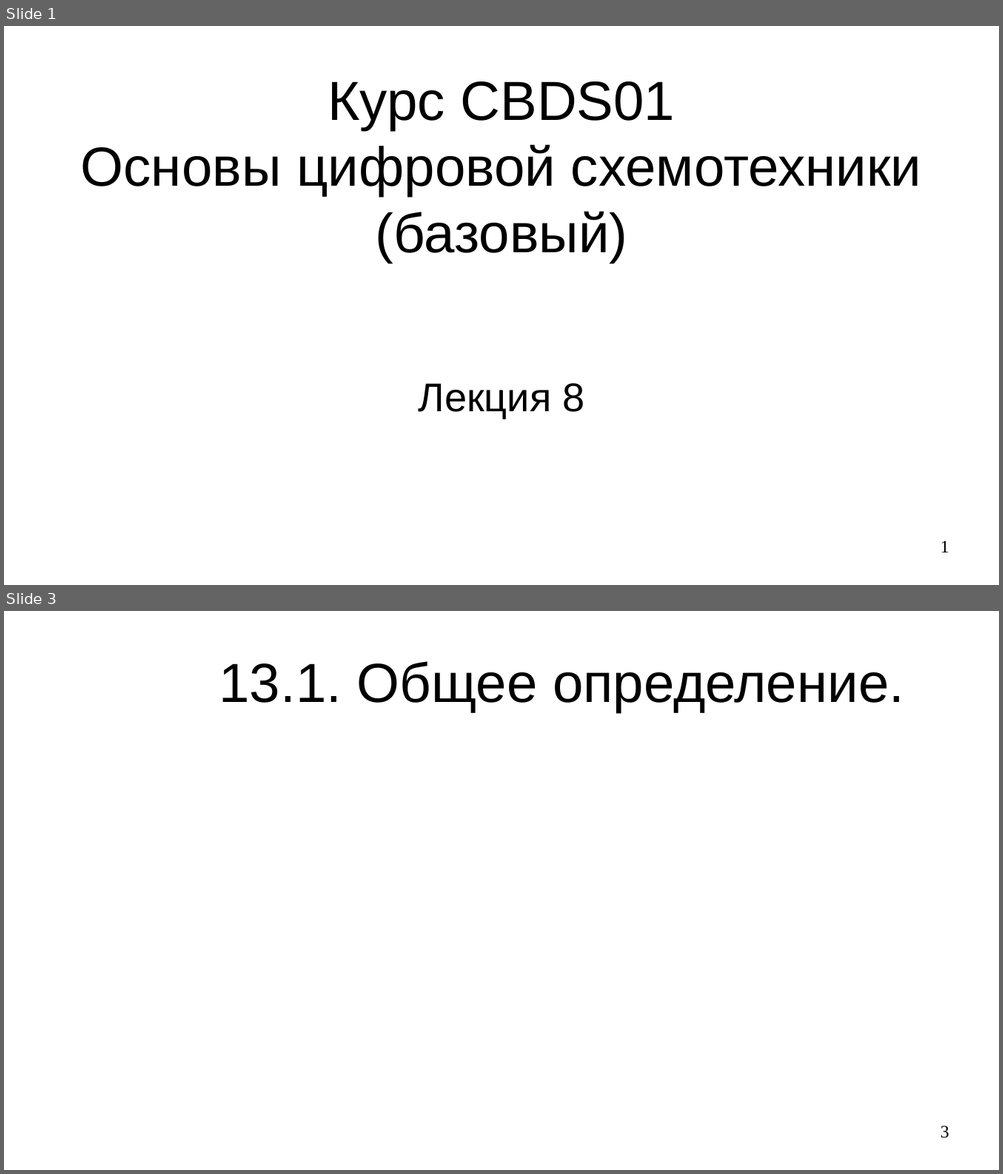
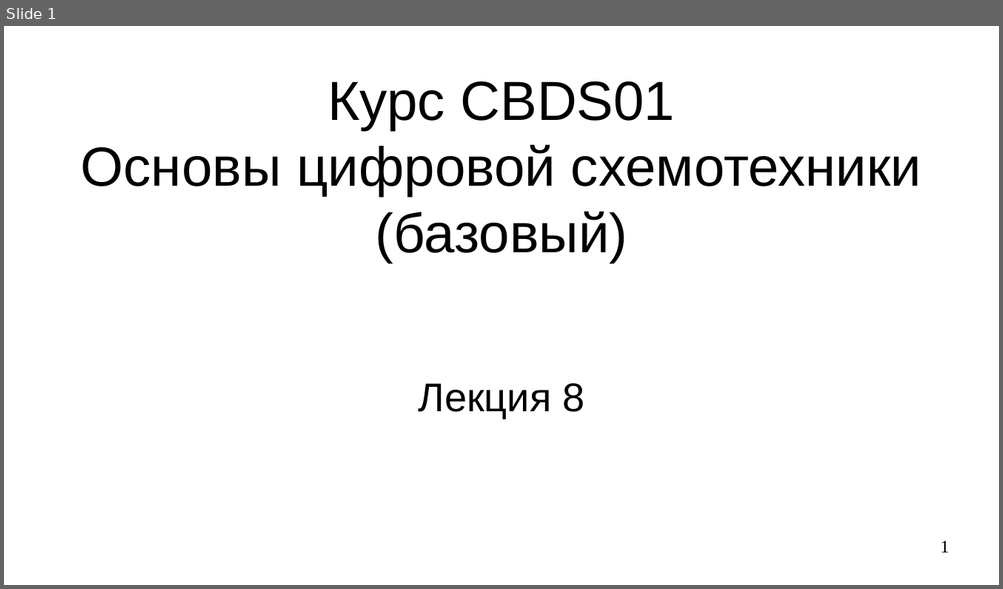
Before and after one commit to steelcraft/stud-lab, a slide deck: Лекции/СBDS01#L8.odp. Shown one above the other, each under a label of ours: slides 1 and 3 before the commit, slide 1 after it; the slides between them are not shown. The pictures are 1003x1174 and 1003x589 pixels, drawn with LibreOffice and Linux fonts; fonts in the diff are those of the drawing. Boxes give left, top, right and bottom in pixels: in the first picture for what was removed or moved away, otherwise in the second. Text is boxed around its words. In the diff, an @@ line names an element or a change of style, - is before the commit and + after.

```diff
--- a/Лекции/СBDS01#L8.odp
+++ b/Лекции/СBDS01#L8.odp
@@ slide 3 removed at (4, 611, 999, 1170), background #FFFFFF @@
@@ title removed at (219, 661, 904, 712) @@
-13.1. Общее определение.
@@ page number removed at (940, 1126, 949, 1139) @@
-3
```
Also in this commit, not shown: 3 slides changed, 2 slides added, 2 other slides removed.
